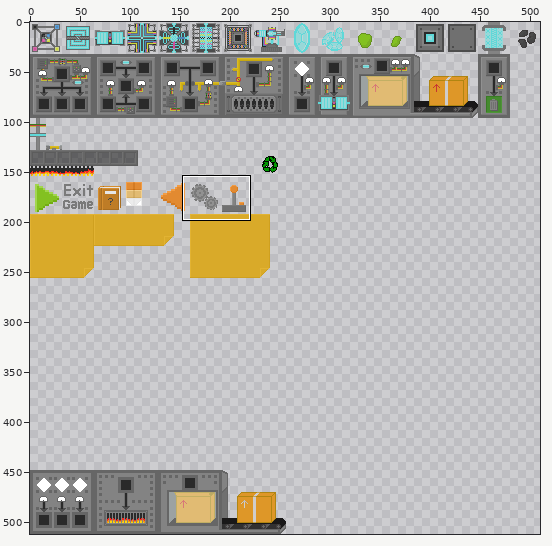
Edited in one commit: sprite sheet (res/img/textures.png). Above, an overview of the earlier version with the close-up marked.
Close-up. Earlier state:
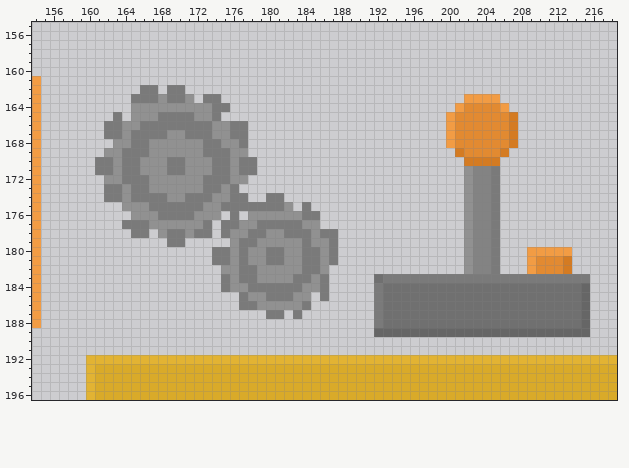
The file is 512x512 pixels. Pixels under 10% opacity are left out. Colours within 5 levels of each other are drawn and written as one. Shown: x 154..218, y 155..196. The wide view leaves out empty margins.
Now the later version:
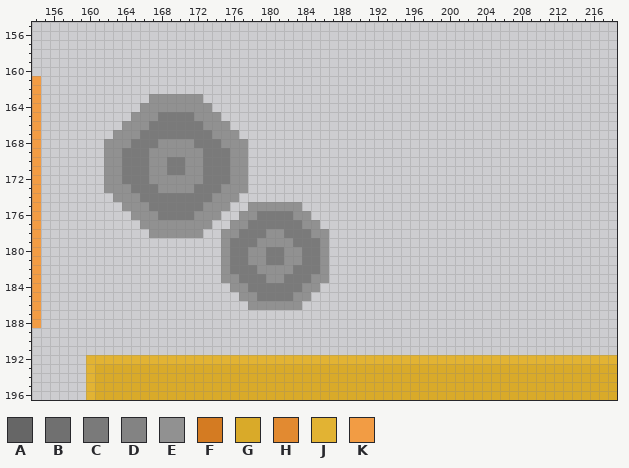
Palette (. is transparent): A #666666  B #707070  C #7a7a7a  D #838383  E #919191  F #d47b22  G #d9aa29  H #e28a31  J #e2b333  K #f29c44
The edit:
The edit turns colour E into colour C in row 167 at x 169 to 170; in row 168 at x 167 and 172; in rows 170 to 171 at x 166 and 173; in row 173 at x 167 and 172; in row 174 at x 169 to 170; in row 176 at x 179 to 182.
The edit turns colour E into colour C in row 177 at x 178; in row 178 at x 177; in row 179 at x 176, 183 and 185; in rows 180 to 181 at x 176; in row 182 at x 176 and 183; in row 183 at x 179 and 182.
The edit turns colour E into colour C in row 185 at x 179.
There is now colour E in row 163 at x 172; in row 168 at x 162; in row 173 at x 177; in row 175 at x 183; in row 176 at x 177; in row 178 at x 167.
There is now colour E in row 179 at x 175.
The edit turns colour C into colour E in row 163 at x 167 and 169 to 170; in row 165 at x 174; in row 166 at x 166 and 173; in row 167 at x 163, 165 and 176; in row 168 at x 177; in rows 170 to 171 at x 162 and 177.
The edit turns colour C into colour E in row 173 at x 162 to 163 and 176; in row 174 at x 163, 165 and 176; in row 175 at x 175 and 178 to 181; in row 176 at x 184; in row 177 at x 166, 173 and 176; in row 178 at x 169 to 170, 172, 175 and 186.
The edit turns colour C into colour E in rows 180 to 181 at x 175; in row 183 at x 175 and 186; in row 185 at x 177; in row 186 at x 178.
The edit erases colour A in rows 184 to 188 at x 215; in row 189 at x 192 to 215.
The edit erases colour B in row 183 at x 192; in rows 184 to 188 at x 193 to 214.
The edit erases colour C in row 162 at x 166 to 167 and 169 to 170; in row 163 at x 165 to 166 and 173 to 174; in row 164 at x 174 to 175; in row 165 at x 163; in row 166 at x 162 to 163 and 176 to 177; in row 167 at x 162 and 177.
The edit erases colour C in row 170 at x 161 and 178; in row 171 at x 161, 178 and 205; in rows 172 to 173 at x 205; in row 174 at x 162, 177, 180 to 181 and 205; in row 175 at x 176 to 177, 184 and 205; in row 176 at x 176, 185 and 205.
The edit erases colour C in row 177 at x 164 to 165, 175 and 205; in row 178 at x 165 to 166, 173, 187 and 205; in row 179 at x 169 to 170, 187 and 205; in rows 180 to 181 at x 174, 187 and 205; in row 182 at x 205; in row 183 at x 193 to 215.
The edit erases colour C in row 184 at x 175, 186 and 192; in row 185 at x 186 and 192; in row 186 at x 177, 184 and 192; in row 187 at x 180 to 181, 183 and 192; in row 188 at x 192.
The edit erases colour D in rows 171 to 182 at x 203 to 204.
The edit erases colour E in row 164 at x 165; in rows 171 to 182 at x 202.
The edit erases colour F in rows 165 to 168 at x 207; in row 169 at x 201 and 206; in row 170 at x 202 to 205; in rows 181 to 182 at x 213.
The edit erases colour H in row 164 at x 202 to 205; in rows 165 to 168 at x 201 to 206; in row 169 at x 202 to 205; in rows 181 to 182 at x 210 to 212.
The edit erases colour K in row 163 at x 202 to 205; in row 164 at x 201 and 206; in rows 165 to 168 at x 200; in row 180 at x 209 to 213; in rows 181 to 182 at x 209.
Pixel boxes of the changes (left, top, right, bottom) in both close-ups:
changed: (95, 85, 590, 337)
